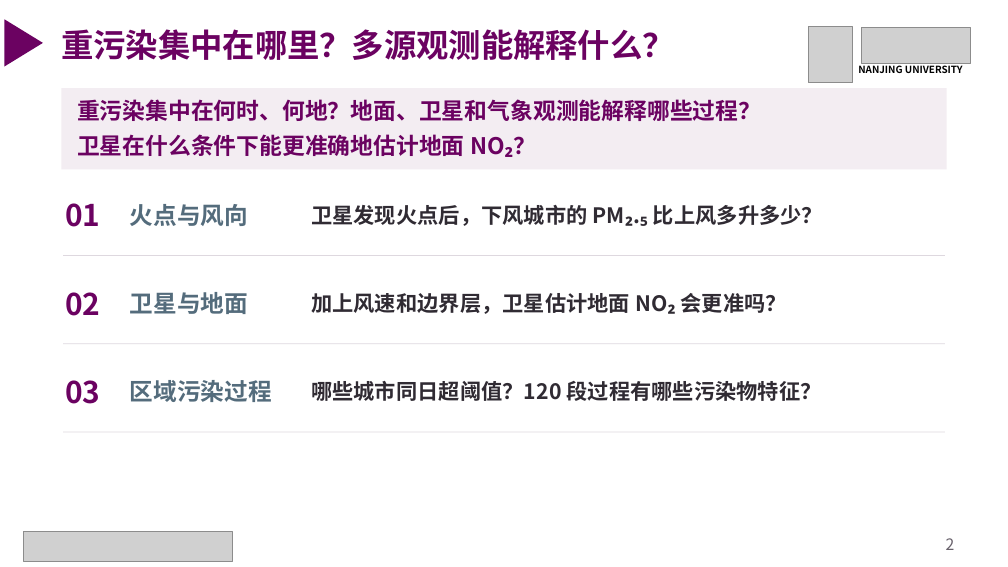
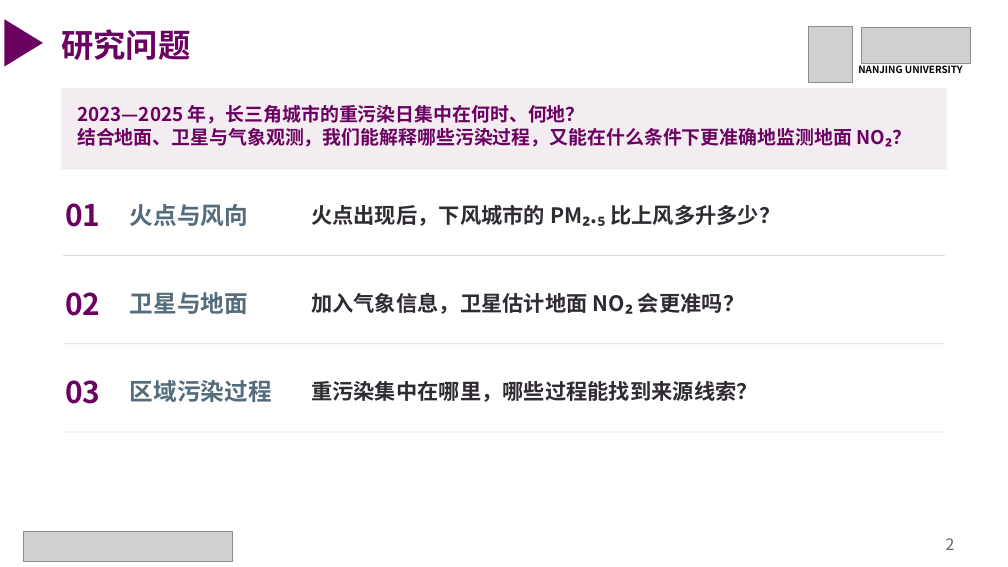
Before and after one commit to gxm-nju/china-air-pollution, a slide deck: slide 2 of docs/课堂展示.pptx. Drawn at 1008x567 pixels with LibreOffice and Linux fonts; fonts in the diff are those of the drawing; grey boxes stand for pictures. Boxes give left, top, right and bottom in pixels: in the first picture for what was removed or moved away, otherwise in the second. Text is boxed around its words. In the diff, an @@ line names an element or a change of style, - is before the commit and + after.

Commit message:
按修订版报告统一课堂展示研究问题、核验说明与发布材料

```diff
--- a/docs/课堂展示.pptx
+++ b/docs/课堂展示.pptx
@@ text at (61, 29, 190, 60): text changed @@
-重污染集中在哪里？多源观测能解释什么？
+研究问题
@@ text at (77, 105, 911, 147): text changed; size 21.8 to 18 pt @@
-重污染集中在何时、何地？地面、卫星和气象观测能解释哪些过程？
+2023—2025 年，长三角城市的重污染日集中在何时、何地？
+结合地面、卫星与气象观测，我们能解释哪些污染过程，又能在什么条件下更准确地监测地面 NO₂？
@@ text removed at (77, 134, 536, 157) @@
-卫星在什么条件下能更准确地估计地面 NO₂？
@@ text at (311, 205, 780, 226): text changed @@
-卫星发现火点后，下风城市的 PM₂.₅ 比上风多升多少？
+火点出现后，下风城市的 PM₂.₅ 比上风多升多少？
@@ text at (311, 293, 744, 314): text changed @@
-加上风速和边界层，卫星估计地面 NO₂ 会更准吗？
+加入气象信息，卫星估计地面 NO₂ 会更准吗？
@@ text at (311, 381, 758, 402): text changed @@
-哪些城市同日超阈值？120 段过程有哪些污染物特征？
+重污染集中在哪里，哪些过程能找到来源线索？
```
Also in this commit, not shown: 11 other slides changed, 9 other files.
